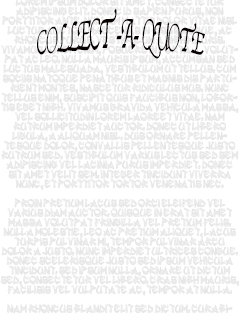
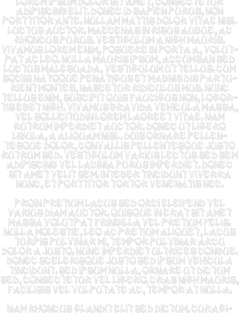
Layered file, before and after one edit (240x320). Changes by layer:
hid "Collect - A - Quote" over [37, 8, 205, 59]
